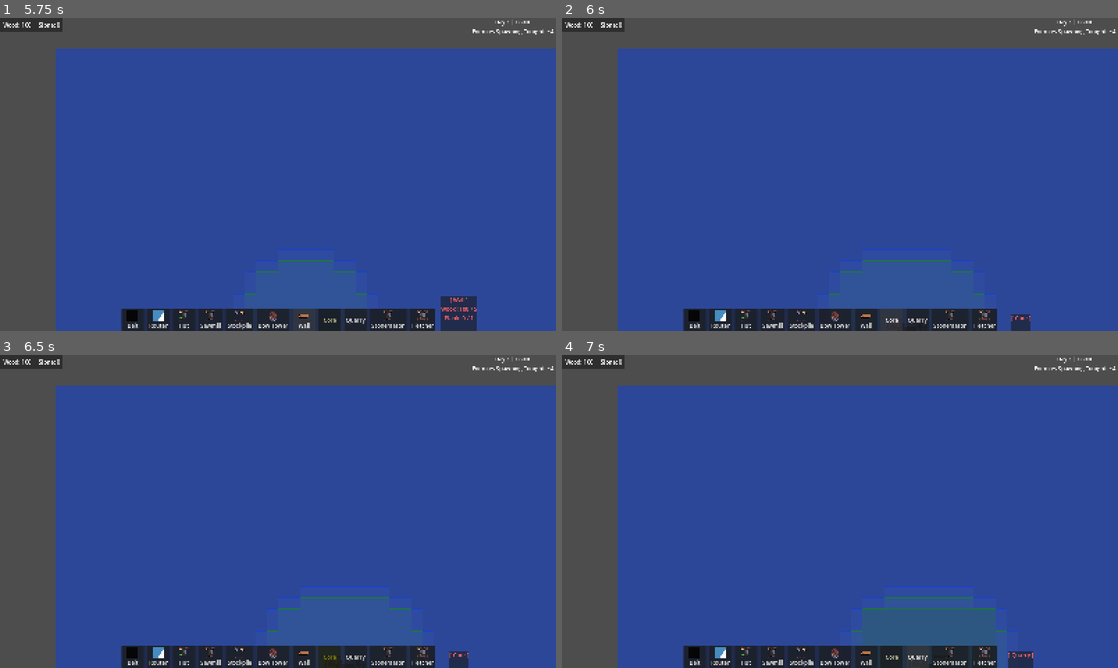
Above: before the commit, frames 1-4 (two rows, left to right).
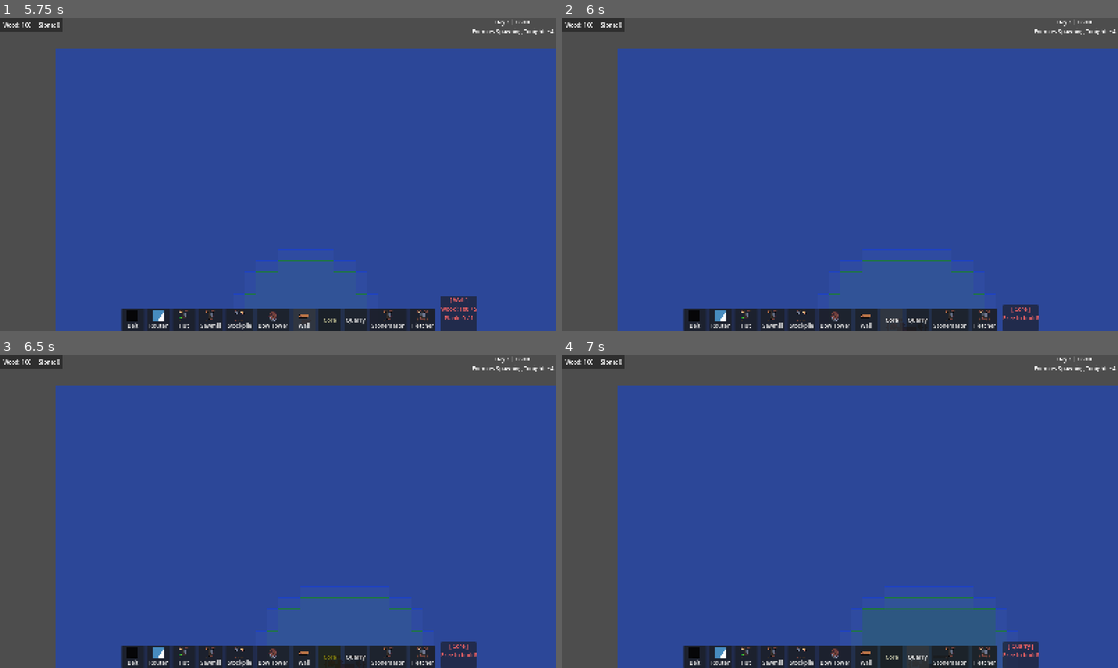
Above: after the commit, the same moments.

Repository: ColdTerror/Core-and-Conveyor
Game: Godot game, scene res://scenes/level.tscn
Two runs of this game, one before a commit and one after it. Both use one fixed random seed, a clock stepped at 60 frames per second and the inputs below. The engine's default icon, where the game draws it, is replaced by a stand-in: a white triangle on a blue panel in a dark square.
Inputs:
- Up to frame 1 (5.75 s): click "Bow Tower" at 0.5 s; click "Belt" at 1.25 s; click "Router" at 2 s; click "Hut" at 2.75 s; click "Sawmill" at 3.5 s; click "Stockpile" at 4.25 s; click "Wall" at 5 s
- Up to frame 2 (6 s): click "Core" at 5.75 s
- Up to frame 3 (6.5 s): no input
- Up to frame 4 (7 s): click "Quarry" at 6.5 s

Frame 1 is identical in both runs. In frame 2, 0.4% of the frame differs, in the area x 79-86%, y 91-100%; in frame 3, 0.4%; in frame 4, 0.4%.

Commit message:
added upgrade cost and stats to costui

Diff:
--- a/scenes/buildings/towers/bow_tower.tscn
+++ b/scenes/buildings/towers/bow_tower.tscn
@@ -3,6 +3,7 @@
 [ext_resource type="Script" uid="uid://cjo82t2462a2a" path="res://scripts/building/generic scripts/tower_building.gd" id="1_vc0d4"]
 [ext_resource type="Texture2D" uid="uid://r4ptpn5bnwmd" path="res://assets/Buildings.png" id="2_sa4vh"]
 [ext_resource type="Script" uid="uid://cgb51uk8xwxmq" path="res://scripts/CostData.gd" id="3_fp6y0"]
+[ext_resource type="PackedScene" uid="uid://b62656lp5pkl2" path="res://scenes/buildings/towers/bow_tower_upgraded.tscn" id="4_nr8e2"]
 
 [sub_resource type="AtlasTexture" id="AtlasTexture_fp6y0"]
 atlas = ExtResource("2_sa4vh")
@@ -11,6 +12,10 @@
 [sub_resource type="Resource" id="Resource_nr8e2"]
 script = ExtResource("3_fp6y0")
 amount = 25
+metadata/_custom_type_script = "uid://cgb51uk8xwxmq"
+
+[sub_resource type="Resource" id="Resource_lsqhb"]
+script = ExtResource("3_fp6y0")
 metadata/_custom_type_script = "uid://cgb51uk8xwxmq"
 
 [sub_resource type="AtlasTexture" id="AtlasTexture_nr8e2"]
@@ -27,6 +32,8 @@
 size = Vector2i(2, 2)
 icon = SubResource("AtlasTexture_fp6y0")
 build_costs = Array[ExtResource("3_fp6y0")]([SubResource("Resource_nr8e2")])
+upgrades_to = ExtResource("4_nr8e2")
+upgrade_cost = Array[ExtResource("3_fp6y0")]([SubResource("Resource_lsqhb")])
 
 [node name="Sprite2D" type="Sprite2D" parent="." unique_id=794156622]
 texture = SubResource("AtlasTexture_nr8e2")
--- /dev/null
+++ b/scenes/buildings/towers/bow_tower_upgraded.tscn
@@ -0,0 +1,39 @@
+[gd_scene format=3 uid="uid://b62656lp5pkl2"]
+
+[ext_resource type="Script" uid="uid://cjo82t2462a2a" path="res://scripts/building/generic scripts/tower_building.gd" id="1_2byyf"]
+[ext_resource type="Texture2D" uid="uid://r4ptpn5bnwmd" path="res://assets/Buildings.png" id="2_lpmmh"]
+[ext_resource type="Script" uid="uid://cgb51uk8xwxmq" path="res://scripts/CostData.gd" id="3_pl25i"]
+
+[sub_resource type="AtlasTexture" id="AtlasTexture_fp6y0"]
+atlas = ExtResource("2_lpmmh")
+region = Rect2(384, 0, 64, 64)
+
+[sub_resource type="Resource" id="Resource_nr8e2"]
+script = ExtResource("3_pl25i")
+amount = 25
+metadata/_custom_type_script = "uid://cgb51uk8xwxmq"
+
+[sub_resource type="AtlasTexture" id="AtlasTexture_nr8e2"]
+atlas = ExtResource("2_lpmmh")
+region = Rect2(384, 0, 64, 64)
+
+[sub_resource type="RectangleShape2D" id="RectangleShape2D_sa4vh"]
+size = Vector2(64, 64)
+
+[node name="BowTowerUpgrade" type="Node2D" unique_id=454978287 groups=["PriorityTarget", "Structure"]]
+script = ExtResource("1_2byyf")
+attack_range = 384.0
+fire_rate = 2.0
+damage_multiplier = 1.5
+building_name = "Bow Tower"
+size = Vector2i(2, 2)
+icon = SubResource("AtlasTexture_fp6y0")
+build_costs = Array[ExtResource("3_pl25i")]([SubResource("Resource_nr8e2")])
+
+[node name="Sprite2D" type="Sprite2D" parent="." unique_id=794156622]
+texture = SubResource("AtlasTexture_nr8e2")
+
+[node name="Area2D" type="Area2D" parent="." unique_id=1304513059]
+
+[node name="CollisionShape2D" type="CollisionShape2D" parent="Area2D" unique_id=1849696759]
+shape = SubResource("RectangleShape2D_sa4vh")
--- a/scripts/Level.gd
+++ b/scripts/Level.gd
@@ -463,14 +463,19 @@
 	if current_mode == InteractionMode.UPGRADE:
 		# Click and drag to upgrade multiple things quickly
 		if event is InputEventMouseButton and event.button_index == MOUSE_BUTTON_LEFT and event.pressed:
-			building_manager.upgrade_building_at(grid_pos)
+			if building_manager.upgrade_building_at(grid_pos):
+				last_hovered_upgrade_tile = Vector2i(-1, -1)
 
 		elif event is InputEventMouseMotion and Input.is_mouse_button_pressed(MOUSE_BUTTON_LEFT):
-			building_manager.upgrade_building_at(grid_pos)
+			if building_manager.upgrade_building_at(grid_pos):
+				last_hovered_upgrade_tile = Vector2i(-1, -1)
 
 		# Right click or Escape to cancel upgrade mode
 		if event.is_action_pressed("ui_cancel") or event.is_action_pressed("ui_right"):
 			current_mode = InteractionMode.NONE
+			if last_hovered_upgrade_tile != Vector2i(-1, -1):
+				last_hovered_upgrade_tile = Vector2i(-1, -1)
+				building_manager.placement_ended.emit()
 			print("Exited Upgrade Mode")
 
 		return # Stop processing other clicks
--- a/scripts/building/building_manager.gd
+++ b/scripts/building/building_manager.gd
@@ -35,7 +35,7 @@
 
 signal building_selected(building: Building)
 
-signal placement_cost_updated(building_name: String, total_cost: Dictionary, can_afford: bool)
+signal placement_cost_updated(building_name: String, total_cost: Dictionary, can_afford: bool, extra_stats: Dictionary)
 signal placement_ended # Fires when we cancel or finish placing
 
 # --- NEW: CORE TRACKING ---
@@ -467,7 +467,7 @@
 			can_place = false # We are broke!
 
 	# Tell the UI!
-	placement_cost_updated.emit(ghost_building.building_name, total_cost, can_place)
+	placement_cost_updated.emit(ghost_building.building_name, total_cost, can_place, {})
 
 # -------------------------------
 # DRAG LOGIC IMPLEMENTATION
@@ -1080,13 +1080,41 @@
 			if not upgrade_cost_dict.is_empty():
 				can_afford = EconomyManager.can_afford(upgrade_cost_dict)
 
+			# --- NEW: EXTRACT UPGRADE STATS ---
+			var stats = {}
+			var temp_new = b.upgrades_to.instantiate()
+
+			# Compare HP (Duck typing checks if they both have max_health)
+			if "max_health" in b and "max_health" in temp_new:
+				if b.max_health != temp_new.max_health:
+					stats["HP"] = "%d -> %d" % [b.max_health, temp_new.max_health]
+
+
+			# Compare Attack Range(Towers)
+			if "attack_range" in b and "attack_range" in temp_new:
+				if b.attack_range != temp_new.attack_range:
+					stats["Attack Range"] = "%d -> %d" % [b.attack_range, temp_new.attack_range]
+
+			# Compare Fire Rate(Towers)
+			if "fire_rate" in b and "fire_rate" in temp_new:
+				if b.fire_rate != temp_new.fire_rate:
+					stats["Fire Rate"] = "%d -> %d" % [b.fire_rate, temp_new.fire_rate]
+
+			# Compare Damage Mult(Towers)
+			if "damage_multiplier" in b and "damage_multiplier" in temp_new:
+				if b.damage_multiplier != temp_new.damage_multiplier:
+					stats["Damage Multipler"] = "%.1fx -> %.1fx" % [b.damage_multiplier, temp_new.damage_multiplier]
+
+			temp_new.queue_free() # Clean up the temporary building
+			# ----------------------------------
+
 			# 3. Fire the signal to your GameUI!
-			placement_cost_updated.emit("Upgrade " + b.building_name, upgrade_cost_dict, can_afford)
+			placement_cost_updated.emit("Upgrade " + b.building_name, upgrade_cost_dict, can_afford, stats)
 			return
 		else:
 			# --- NEW: MAX LEVEL LOGIC ---
 			# Pass an empty dictionary and "false" so it knows we can't buy anything
-			placement_cost_updated.emit(b.building_name + " (Max Tier)", {}, false)
+			placement_cost_updated.emit(b.building_name + " (Max Tier)", {}, false, {})
 			return
 
 	# 4. If nothing valid is hovered, fire the "hide" signal
--- a/scripts/game_ui.gd
+++ b/scripts/game_ui.gd
@@ -37,20 +37,37 @@
 		building_manager.placement_cost_updated.connect(_on_placement_cost_updated)
 		building_manager.placement_ended.connect(_on_placement_ended)
 
-func _on_placement_cost_updated(b_name: String, total_cost: Dictionary, can_afford: bool):
+func _on_placement_cost_updated(b_name: String, total_cost: Dictionary, can_afford: bool, extra_stats: Dictionary = {}):
 	costPanel.show()
 
 	var text = "[ %s ]\n" % b_name
 
-	for res in total_cost:
-		var needed = total_cost[res]
-		var have = EconomyManager.global_inventory.get(res, 0)
-		text += "%s: %d / %d\n" % [res, have, needed]
+	# 1. Handle Costs
+	if total_cost.is_empty():
+		if "Max Tier" in b_name:
+			text += "No further upgrades.\n"
+		else:
+			text += "Free to build!\n"
+	else:
+		# Standard cost loop
+		for res in total_cost:
+			var needed = total_cost[res]
+			var have = EconomyManager.global_inventory.get(res, 0)
+			text += "%s: %d / %d\n" % [res, have, needed]
+
+	# --- 2. THE NEW STAT PREVIEW LOGIC ---
+	if not extra_stats.is_empty():
+		text += "\n-- Upgrades --\n"
+		for stat_name in extra_stats:
+			text += "%s: %s\n" % [stat_name, extra_stats[stat_name]]
+	# -------------------------------------
 
 	costLabel.text = text
 
-	# Tint green if good, red if broke!
-	if can_afford:
+	# 3. Tint Logic
+	if total_cost.is_empty() and "Max Tier" in b_name:
+		costLabel.modulate = Color(0.7, 0.7, 0.7)
+	elif can_afford:
 		costLabel.modulate = Color(0.4, 1.0, 0.4)
 	else:
 		costLabel.modulate = Color(1.0, 0.4, 0.4)
